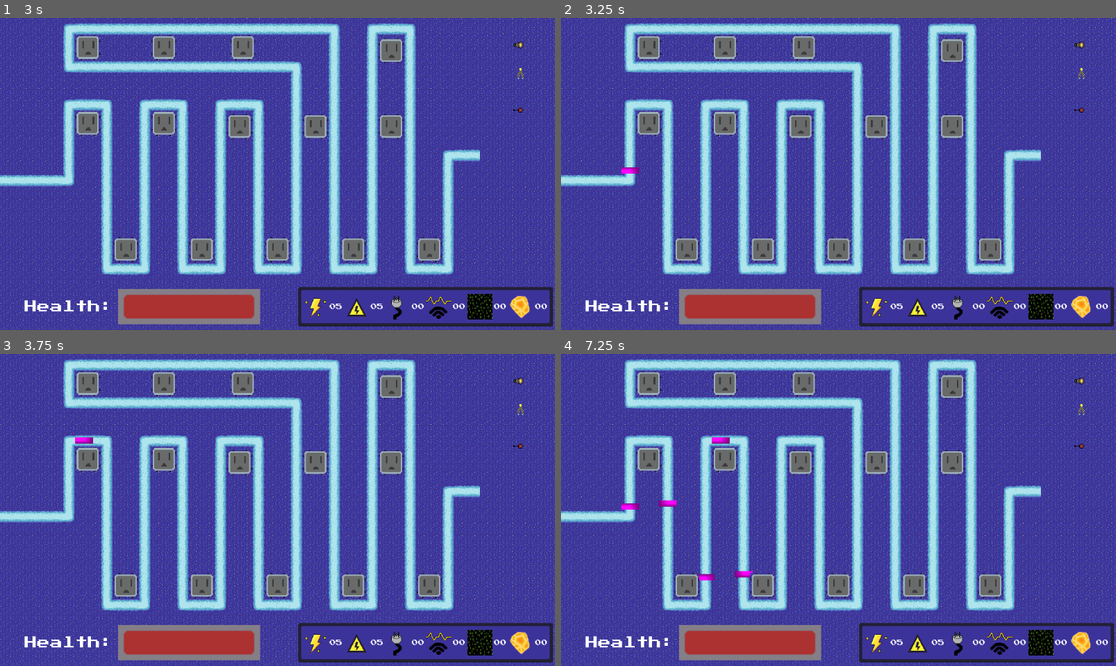
Above: before the commit, frames 1-4 (two rows, left to right).
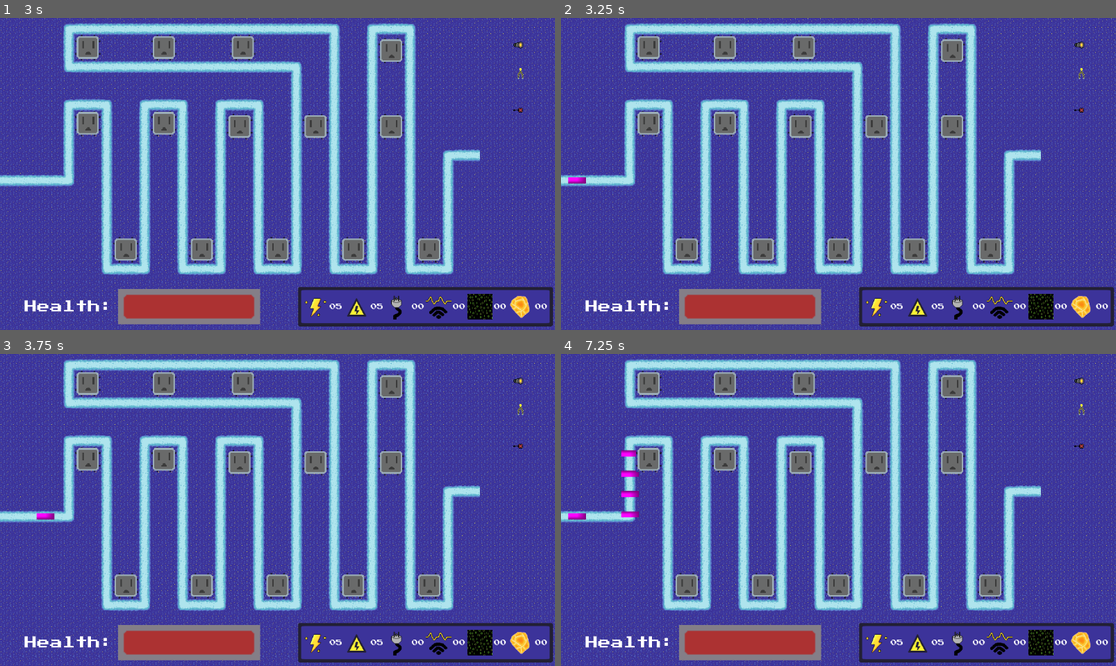
Above: after the commit, the same moments.

Repository: CalebJoines/Computer-Castle
Game: Godot game, scene res://Scenes/game.tscn
The game is run twice, just before and just after one commit, with the same random seed, the same clock (stepped at 60 frames per second) and the same inputs. This scene is started directly instead of the project's main scene. Sound files missing from this copy of the repository are replaced by a short silence.
Inputs (mouse positions are in pixels of both pictures, inside the frame that each line leads up to):
- Up to frame 1 (3 s): click (521, 46) at 0.5 s; click (521, 77) at 1.25 s; click (521, 111) at 2 s; click (521, 46) at 2.75 s
- Up to frame 2 (3.25 s): no input
- Up to frame 3 (3.75 s): click (521, 413) at 3.5 s
- Up to frame 4 (7.25 s): click (1082, 447) at 4.25 s; click (1082, 382) at 5 s; click (1082, 413) at 5.75 s; click (1082, 447) at 6.5 s

Frame 1 is identical in both runs. In frame 2, 0.1% of the frame differs, in the area x 1-15%, y 47-54%; in frame 3, 0.1%; in frame 4, 0.7%, in the area x 1-35%, y 26-73%.

Commit message:
Honestly not sure what changes I made

Diff:
--- a/computer-castle-/Scripts/enemy.gd
+++ b/computer-castle-/Scripts/enemy.gd
@@ -2,7 +2,7 @@
 class_name Enemy
 
 @export var max_hp: int = 10
-@export var move_speed: float = 350.0
+@export var move_speed: float = 50
 @export var damage_to_base: int = 1
 
 var path_follow
--- a/computer-castle-/Scripts/enemyspawner.gd
+++ b/computer-castle-/Scripts/enemyspawner.gd
@@ -23,7 +23,7 @@
 		# Optional: wait until all enemies from this wave are dead
 		await _wait_until_wave_cleared()
 
-	print("Level complete!")
+	get_tree().change_scene_to_file("res://Scenes/win_scene.tscn")
 
 func _run_wave(wave: WaveData) -> void:
 	wave_in_progress = true
--- a/computer-castle-/Scripts/goForwardToRP.gd
+++ b/computer-castle-/Scripts/goForwardToRP.gd
@@ -19,6 +19,7 @@
 func on_button_press(viewport: Node, event: InputEvent, shape_idx: int) -> void:
 	if event is InputEventMouseButton and event.button_index == MOUSE_BUTTON_LEFT:
 		if event.pressed:
+			print("clicked")
 			playsound("click")
 			await get_tree().create_timer(0.5).timeout
 			var level_index = LevelManager.get_current_level_index()
Not shown: 1 places in computer-castle-/Scenes/win_scene.tscn that only renumber resources
